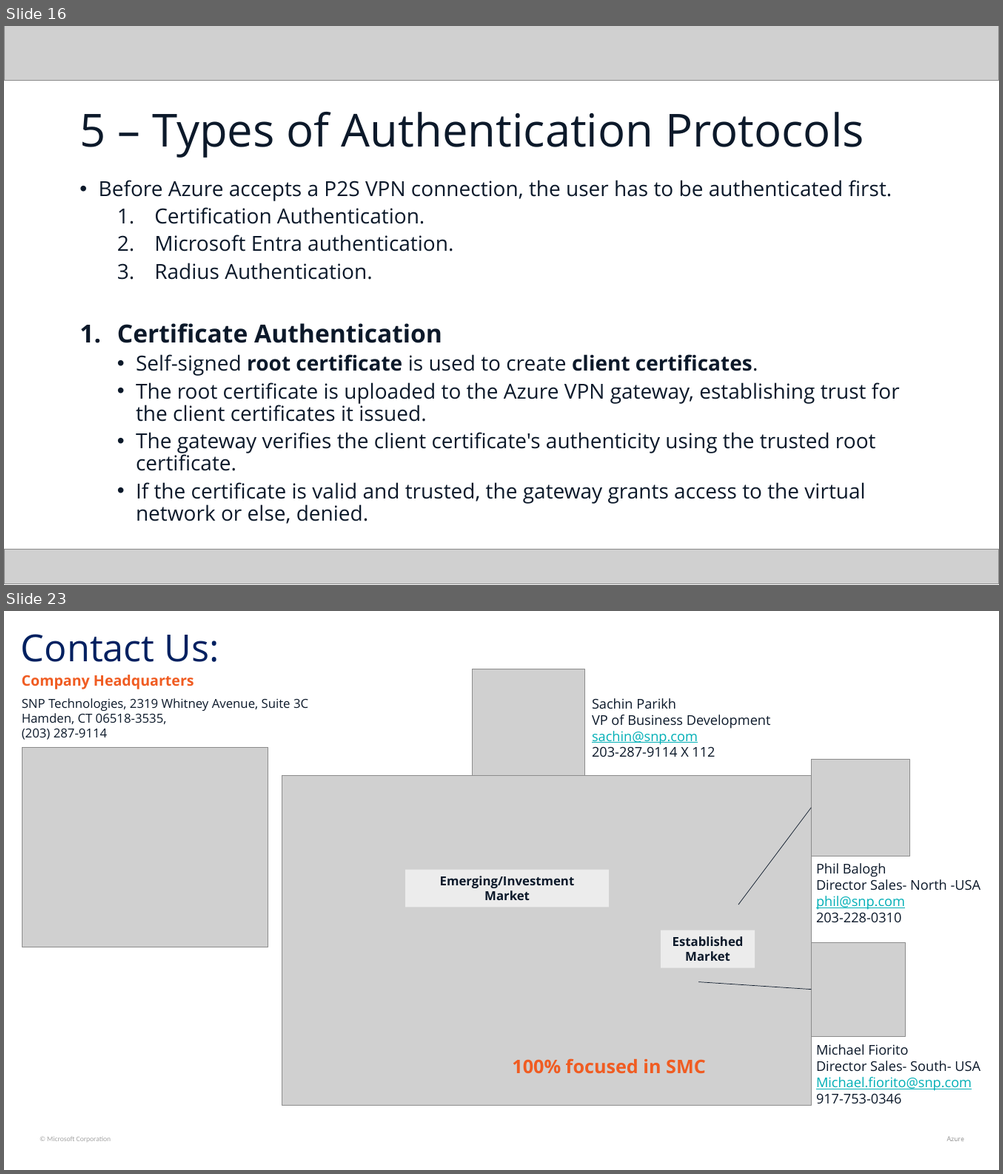
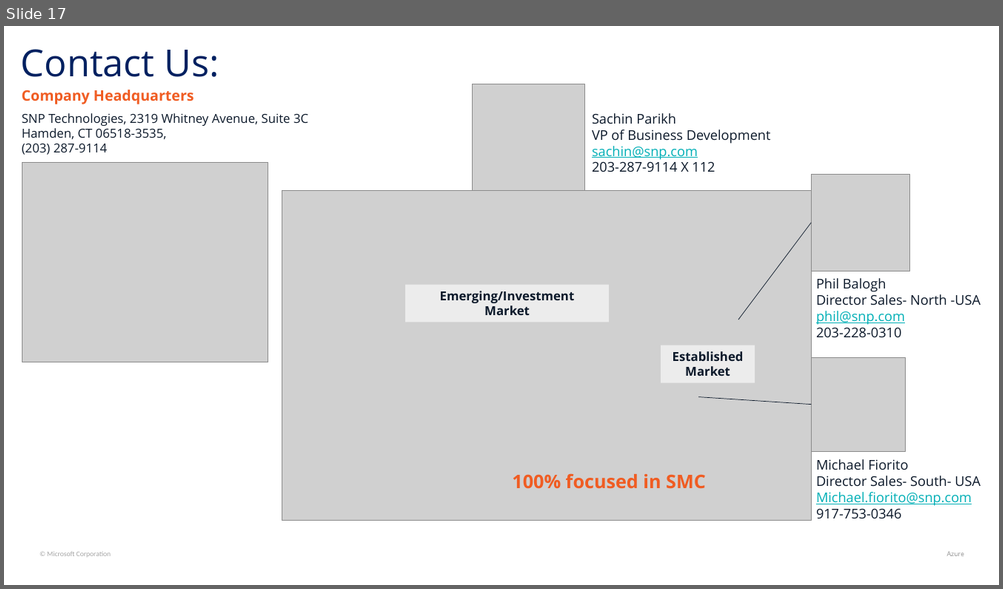
Before and after one commit to Dathasai1234/Personal-Notes, a slide deck: Archive/Presentations/Presentation-2/Virtual Network Gateways.pptx. Shown one above the other, each under a label of ours: slides 16 and 23 before the commit, slide 17 after it; the slides between them are not shown. The pictures are 1003x1174 and 1003x589 pixels, drawn with LibreOffice and Linux fonts; fonts in the diff are those of the drawing; grey boxes stand for pictures. Boxes give left, top, right and bottom in pixels: in the first picture for what was removed or moved away, otherwise in the second. Text is boxed around its words. In the diff, an @@ line names an element or a change of style, - is before the commit and + after.

Commit message:
vault backup: Saturday, 22-06-2024, 10:44 pm
Affected files:
Archive/Presentations/Presentation-2/Virtual Network Gateways.pptx
Security/Sentinel/Logging to Sentinel.md
Security/Sentinel/Presentation - Sentinel Deployment.md
Security/Sentinel/Sentinel - Plural Sight.docx
Security/Sentinel/Sentinel.docx

```diff
--- a/Archive/Presentations/Presentation-2/Virtual Network Gateways.pptx
+++ b/Archive/Presentations/Presentation-2/Virtual Network Gateways.pptx
@@ slide 16 removed at (4, 26, 999, 585), background #FFFFFF @@
@@ picture removed at (4, 26, 999, 81) @@
@@ title removed at (79, 112, 864, 158) @@
-5 – Types of Authentication Protocols
@@ text removed at (99, 180, 899, 524) @@
-• Before Azure accepts a P2S VPN connection, the user has to be authenticated first.
-  1. Certification Authentication.
-  2. Microsoft Entra authentication.
-  3. Radius Authentication.
-1. Certificate Authentication
-  • Self-signed root certificate is used to create client certificates.
-  • The root certificate is uploaded to the Azure VPN gateway, establishing trust for the client certificates it issued.
-  • The gateway verifies the client certificate's authenticity using the trusted root certificate.
-  • If the certificate is valid and trusted, the gateway grants access to the virtual network or else, denied.
@@ picture removed at (4, 550, 999, 585) @@
@@ what was slide 23 is now slide 17 @@
```
Also in this commit, not shown: 1 slide changed, 12 slides added, 17 other slides removed, 4 other files.
